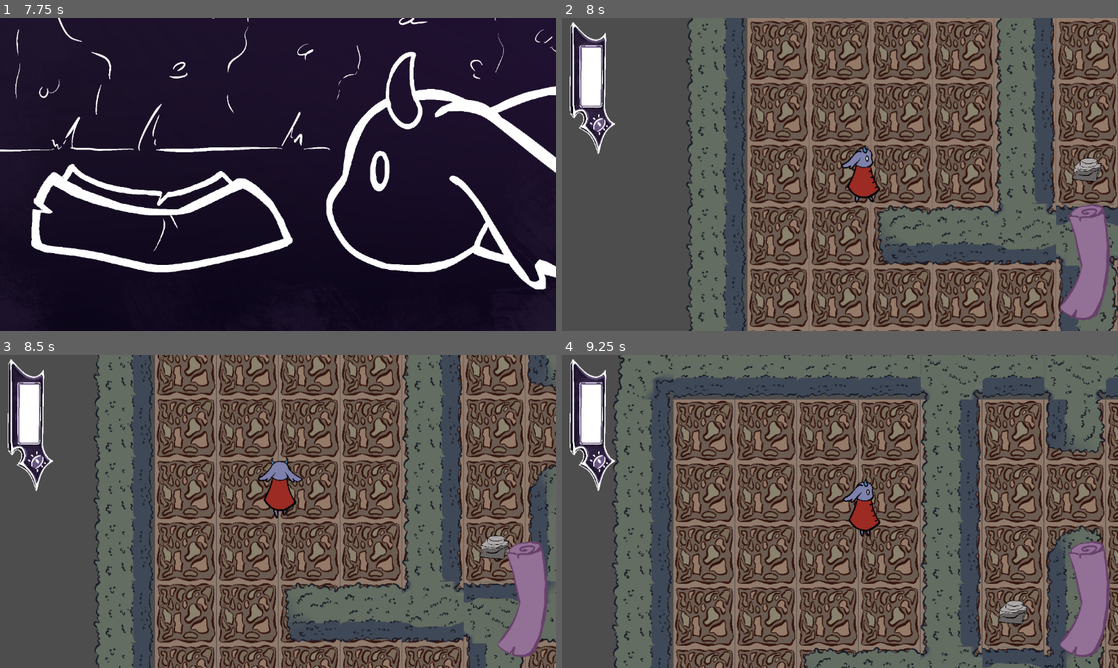
Above: before the commit, frames 1-4 (two rows, left to right).
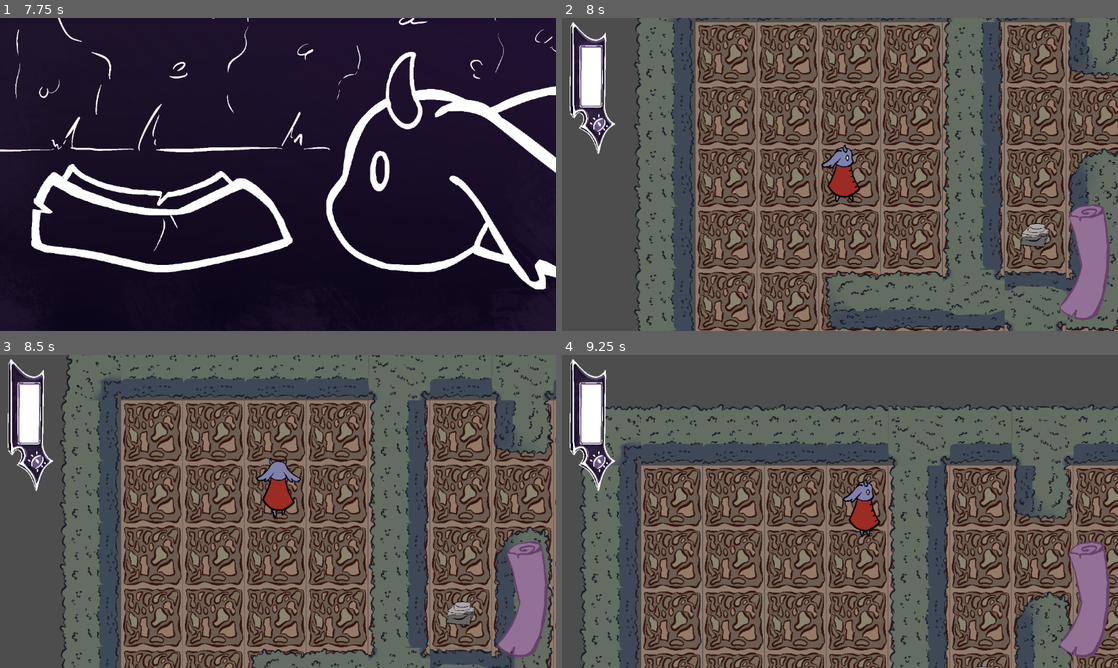
Above: after the commit, the same moments.

Repository: Horacjusz/a_merdz_byl
Game: Godot game, scene res://scenes/main.tscn
The game is run twice, just before and just after one commit, with the same random seed, the same clock (stepped at 60 frames per second) and the same inputs. Sound files missing from this copy of the repository are replaced by a short silence.
Inputs (mouse positions are in pixels of both pictures, inside the frame that each line leads up to):
- Up to frame 1 (7.75 s): click (77, 174) at 0.5 s; move the mouse to (400, 158) at 1.27 s; hold Right (ui_right) 1.28-2.03 s; hold F (press_F_to_pay_respect) 1.28-2.03 s; click (400, 158) at 1.42 s; move the mouse to (166, 190) at 2.02 s; hold Down (ui_down) 2.03-2.78 s; tap F (press_F_to_pay_respect) at 2.1, 4.35, 5.85, 7.35 s; move the mouse to (333, 105) at 2.77 s; hold Right (ui_right) 2.78-3.5 s; hold F (press_F_to_pay_respect) 2.78-3.5 s; click (522, 265) at 3.5 s; move the mouse to (250, 237) at 4.27 s; hold Up (ui_up) 4.28-5.03 s; click (250, 237) at 4.42 s; move the mouse to (444, 221) at 5.02 s; hold F (press_F_to_pay_respect) 5.03-5.78 s; hold Left (ui_left) 5.03-6.53 s; move the mouse to (111, 127) at 5.77 s; tap Enter at 6.5 s; move the mouse to (305, 174) at 6.52 s; hold Down (ui_down) 6.53-7.28 s; hold F (press_F_to_pay_respect) 6.53-7.28 s; click (305, 174) at 6.67 s; move the mouse to (194, 96) at 7.27 s; hold Right (ui_right) from 7.28 s (still down)
- Up to frame 2 (8 s): keep holding Right (ui_right)
- Up to frame 3 (8.5 s): move the mouse to (400, 495) at 8.02 s; release Right (ui_right) at 8.03 s; hold Up (ui_up) from 8.03 s (still down); hold F (press_F_to_pay_respect) from 8.03 s (still down)
- Up to frame 4 (9.25 s): move the mouse to (728, 527) at 8.77 s; release Up (ui_up) at 8.78 s; release F (press_F_to_pay_respect) at 8.78 s; hold Right (ui_right) from 8.78 s (still down); tap F (press_F_to_pay_respect) at 8.85 s; click (728, 527) at 8.92 s

Frame 1 is identical in both runs. In frame 2, 61% of the frame differs, in the area x 13-100%, y 0-100%; in frame 3, 65%; in frame 4, 68%, in the area x 3-100%, y 0-100%.

Commit message:
endings done

Diff:
--- a/game/scenes/main.tscn
+++ b/game/scenes/main.tscn
@@ -55,5 +55,6 @@
 [connection signal="button_down" from="World/HUD/Map" to="World/HUD/Map" method="_on_button_down"]
 [connection signal="map_closed" from="World/HUD/Map" to="." method="_on_map_map_closed"]
 [connection signal="map_opened" from="World/HUD/Map" to="." method="_on_map_map_opened"]
+[connection signal="insanity_reached" from="World/HUD/Bar" to="." method="_on_bar_insanity_reached"]
 [connection signal="exit_button_pressed" from="UI/MainMenu" to="." method="_on_main_menu_exit_button_pressed"]
 [connection signal="start_button_pressed" from="UI/MainMenu" to="." method="_on_main_menu_start_button_pressed"]
--- a/game/scripts/bar.gd
+++ b/game/scripts/bar.gd
@@ -13,7 +13,7 @@
 var BAR_FREEZED = false
 
 # travel_rate is showing how much bar is gonna raise in 1 second
-@export var travel_rate := 0.05
+@export var travel_rate := 0.2
 var _target_percentage: float = 0.0
 var _secondary_target: float = 0.0
 var value: float = 0.0
@@ -76,8 +76,7 @@
 		secondary_value = clamp(secondary_value + travel_rate * delta * sign(secondary_difference), 0.0, value)
 		_set_secondary_position_to_value()
 	_update_clip(secondary_inside)
-
 	if secondary_value == 0 :
 		bar_expired.emit()
-	if value == 1 :
+	if abs(value - 1) < EPSILON :
 		insanity_reached.emit()
--- a/game/scripts/main.gd
+++ b/game/scripts/main.gd
@@ -39,7 +39,7 @@
 	await transition_screen.transition_finished
 	main_menu.hide()
 	main_menu.change_to_pause_menu()
-	cutscene.play_prologue()
+	await cutscene.play_prologue()
 	player.visible = true
 	LevelManager.request_level("level_1", "start", true)
 
@@ -155,3 +155,9 @@
 	#map.close()
 	bar.change(true)
 	current_level.hide_map()
+
+
+func _on_bar_insanity_reached() -> void:
+	await cutscene.play_insane_ending()
+	exit_game()
+	pass # Replace with function body.
